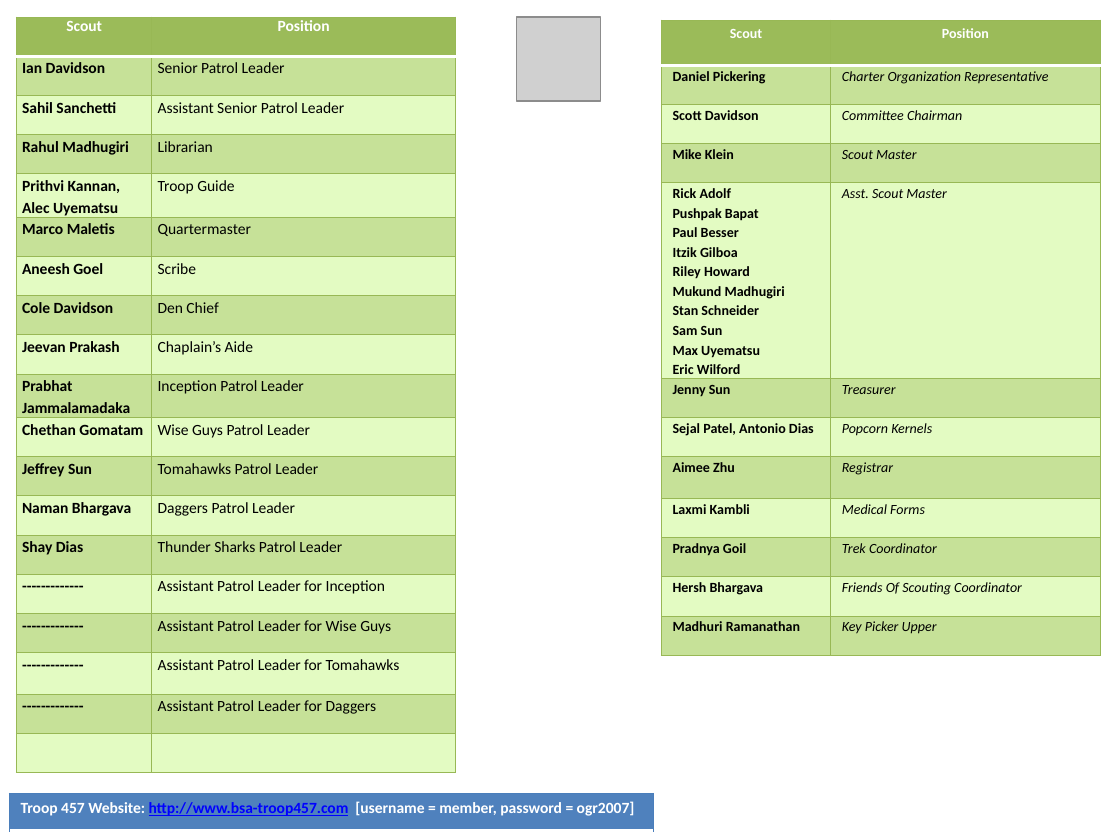
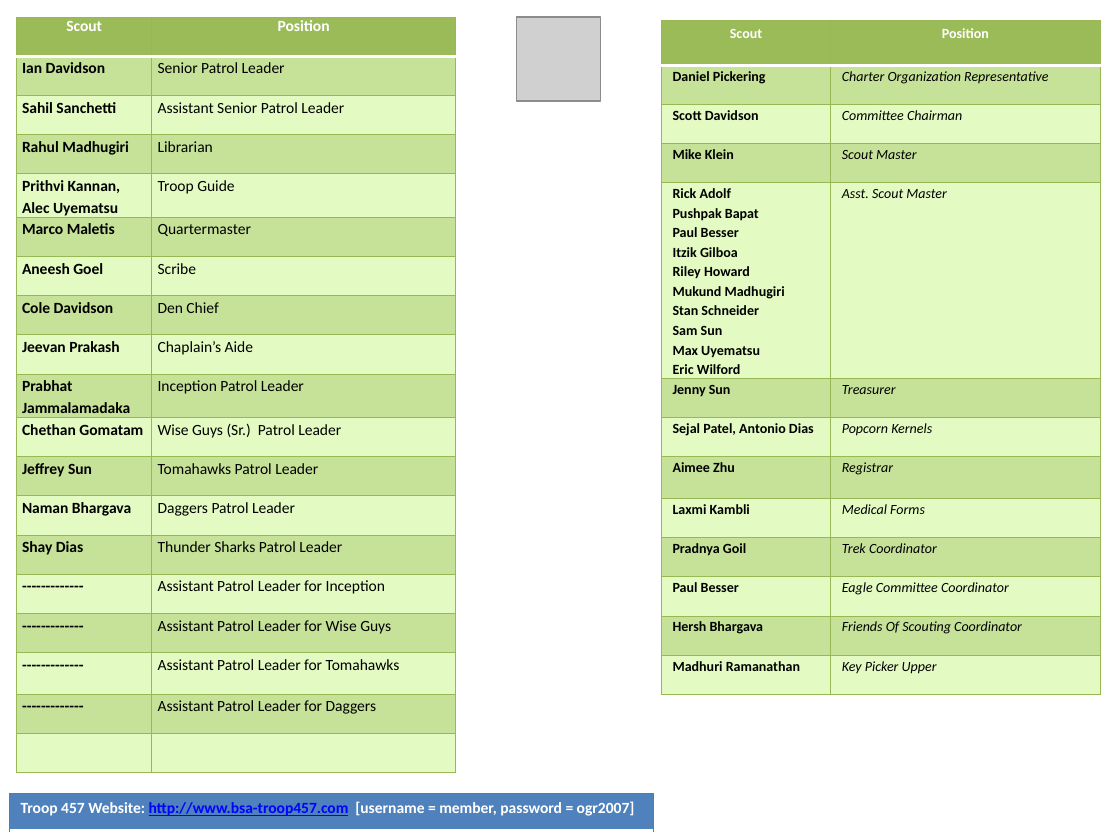
Before and after one commit to sdavi101010/troop457, a slide deck: slide 2 of 2013/committeeMeetingNotes/CommitteeMinutes20130917.pptx. Drawn at 1120x840 pixels with LibreOffice and Linux fonts; fonts in the diff are those of the drawing; grey boxes stand for pictures. Boxes give left, top, right and bottom in pixels: in the first picture for what was removed or moved away, otherwise in the second. Text is boxed around its words. In the diff, an @@ line names an element or a change of style, - is before the commit and + after.

Commit message:
Add Paul as Eagle Comm Coord

```diff
--- a/2013/committeeMeetingNotes/CommitteeMinutes20130917.pptx
+++ b/2013/committeeMeetingNotes/CommitteeMinutes20130917.pptx
@@ table at (17,17,456,772) @@
-row 11, column 2: Wise Guys Patrol Leader
+row 11, column 2: Wise Guys (Sr.) Patrol Leader
@@ table at (662,20,1101,692) @@
+row 11: Paul Besser | Eagle Committee Coordinator
```
